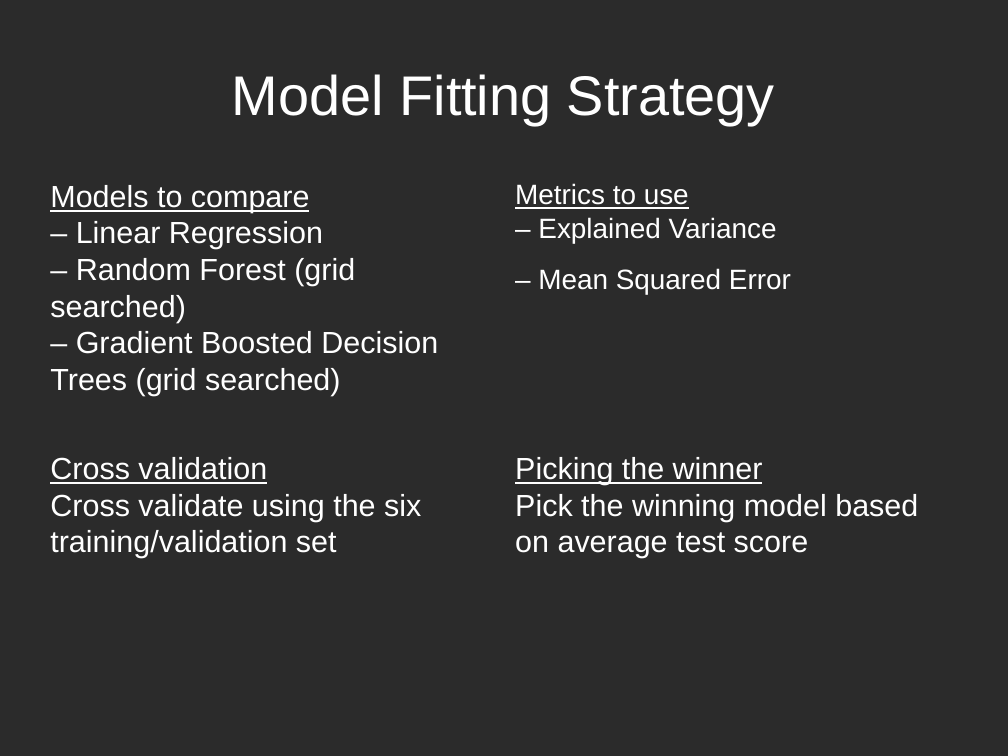
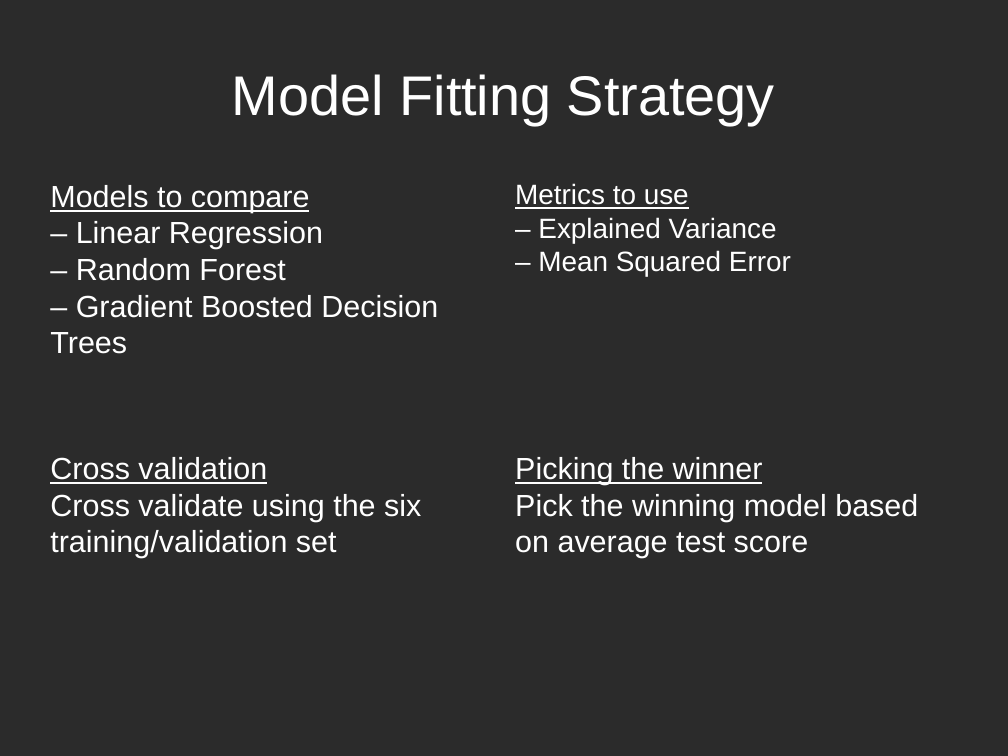
Before and after one commit to prantik-ghosh/bowling_performance_predictor_in_test_cricket, a slide deck: slide 8 of prantik_presentation_outline.odp. Drawn at 1008x756 pixels with LibreOffice and Linux fonts; fonts in the diff are those of the drawing; background and template pictures are left out; a plain dark background stands for a picture behind light text. Boxes give left, top, right and bottom in pixels: in the first picture for what was removed or moved away, otherwise in the second. Text is boxed around its words. In the diff, an @@ line names an element or a change of style, - is before the commit and + after.

```diff
--- a/prantik_presentation_outline.odp
+++ b/prantik_presentation_outline.odp
@@ text at (x1=50, y1=185, x2=438, y2=354): text changed @@
-Models to compare
-– Linear Regression
-– Random Forest (grid searched)
-– Gradient Boosted Decision Trees (grid searched)
+Models to compare
+– Linear Regression
+– Random Forest
+– Gradient Boosted Decision Trees
@@ text at (x1=515, y1=183, x2=791, y2=277): text changed @@
-Metrics to use
-– Explained Variance
-– Mean Squared Error
+Metrics to use
+– Explained Variance
+– Mean Squared Error
```
Also in this commit, not shown: 8 other slides changed, 2 other files.
